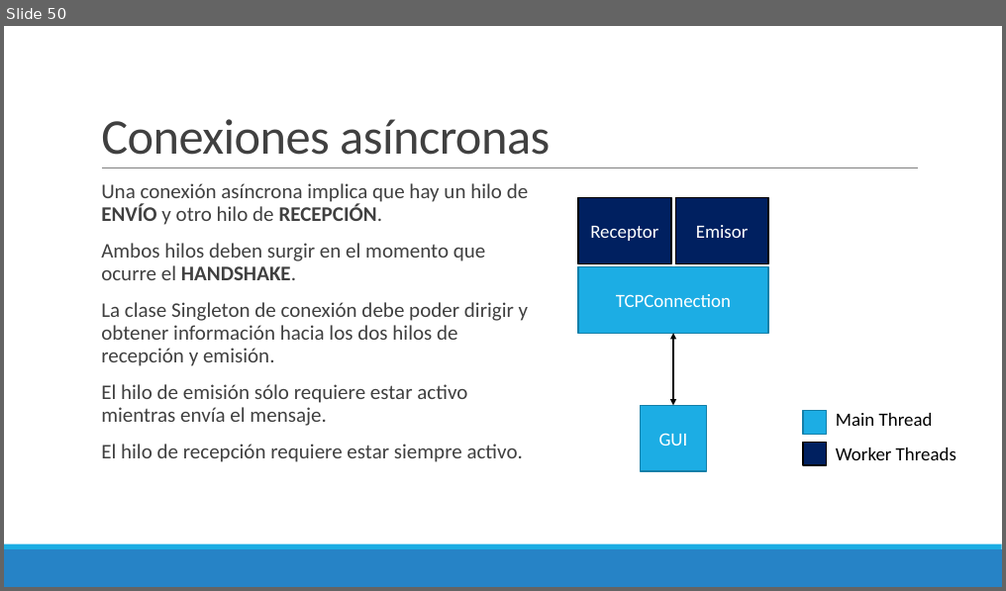
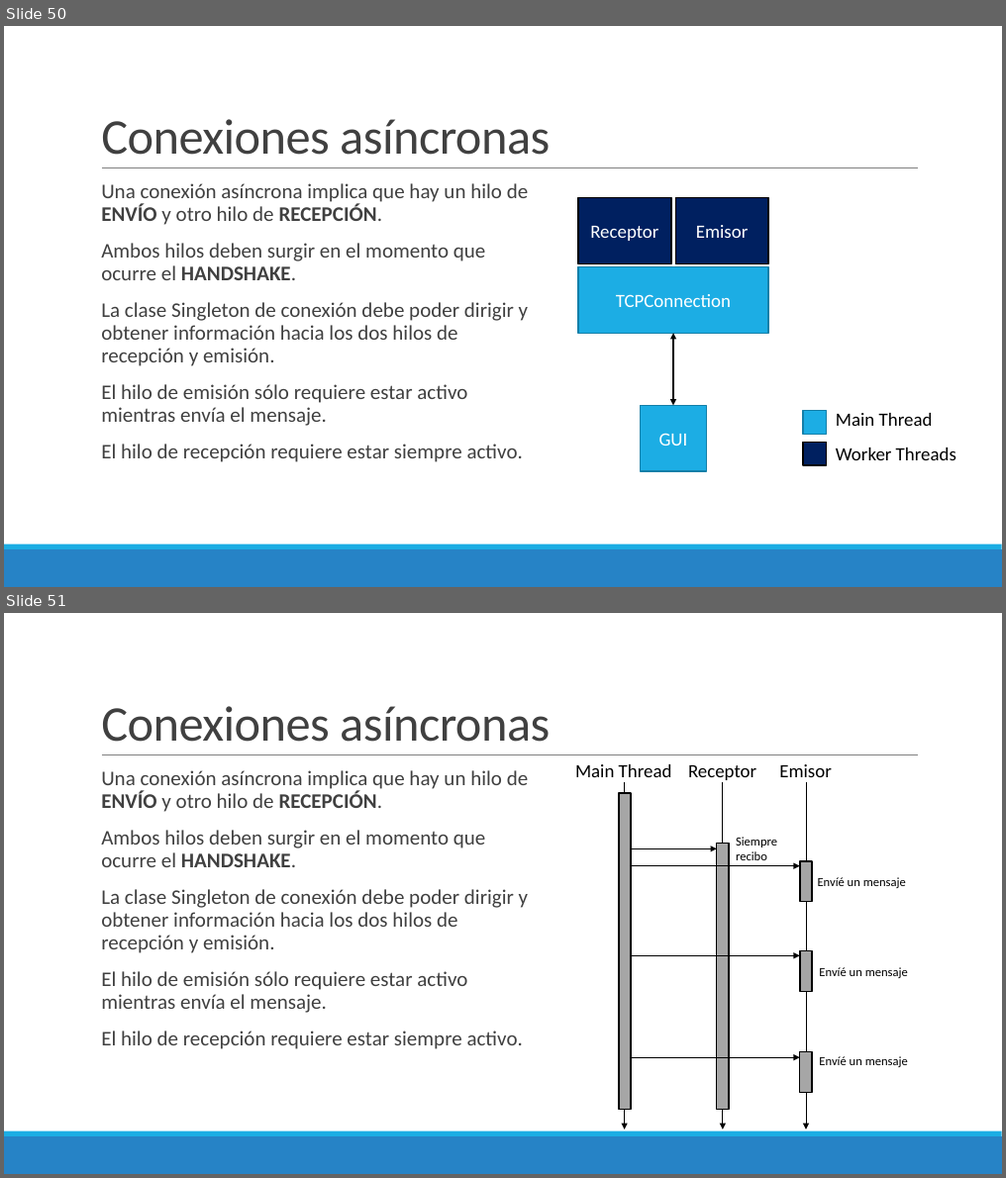
Before and after one commit to Domiciano/ProgramacionEnRed191, a slide deck: Semana 3/Presentación.pptx. Shown one above the other, each under a label of ours: slide 50 before the commit, slides 50 and 51 after it. The pictures are 1006x591 and 1006x1178 pixels, drawn with LibreOffice and Linux fonts; fonts in the diff are those of the drawing. Boxes give left, top, right and bottom in pixels: in the first picture for what was removed or moved away, otherwise in the second. Text is boxed around its words. In the diff, an @@ line names an element or a change of style, - is before the commit and + after.

```diff
--- a/Semana 3/Presentación.pptx
+++ b/Semana 3/Presentación.pptx
@@ slide 51 added at bbox=[4, 613, 1002, 1174], background #FFFFFF; not listed: 3 template elements that a slide beside it also shows @@
@@ title added at bbox=[101, 706, 549, 742], 48 pt, text #404040 @@
+Conexiones asíncronas
@@ text added at bbox=[101, 770, 528, 1050], 20 pt, text #404040 @@
+  Una conexión asíncrona implica que hay un hilo de ENVÍO y otro hilo de RECEPCIÓN.
+  Ambos hilos deben surgir en el momento que ocurre el HANDSHAKE.
+  La clase Singleton de conexión debe poder dirigir y obtener información hacia los dos hilos de recepción y emisión.
+  El hilo de emisión sólo requiere estar activo mientras envía el mensaje.
+  El hilo de recepción requiere estar siempre activo.
@@ text added at bbox=[575, 764, 672, 777], 18 pt, text #000000 @@
+Main Thread
@@ arrow added from (625, 782) to (625, 1130), #000000 1 pt @@
@@ text added at bbox=[688, 765, 756, 780], 18 pt, text #000000 @@
+Receptor
@@ arrow added from (723, 782) to (723, 1130), #000000 1 pt @@
@@ text added at bbox=[779, 764, 832, 777], 18 pt, text #000000 @@
+Emisor
@@ arrow added from (807, 782) to (807, 1130), #000000 1 pt @@
@@ rectangle added at bbox=[619, 793, 631, 1110], fill #A6A6A6, outline #000000 1.25 pt @@
@@ arrow added from (631, 849) to (717, 849), #000000 1 pt @@
@@ rectangle added at bbox=[717, 843, 729, 1109], fill #A6A6A6, outline #000000 1.25 pt @@
@@ text added at bbox=[736, 837, 777, 861], 12 pt, text #000000 @@
+Siempre
+recibo
@@ arrow added from (631, 866) to (800, 866), #000000 1 pt @@
@@ rectangle added at bbox=[800, 861, 812, 902], fill #A6A6A6, outline #000000 1.25 pt @@
@@ text added at bbox=[818, 877, 906, 888], 12 pt, text #000000 @@
+Envíé un mensaje
@@ arrow added from (631, 956) to (800, 956), #000000 1 pt @@
@@ rectangle added at bbox=[800, 952, 812, 992], fill #A6A6A6, outline #000000 1.25 pt @@
@@ text added at bbox=[819, 967, 908, 978], 12 pt, text #000000 @@
+Envíé un mensaje
@@ arrow added from (631, 1058) to (800, 1058), #000000 1 pt @@
@@ rectangle added at bbox=[800, 1053, 812, 1093], fill #A6A6A6, outline #000000 1.25 pt @@
@@ text added at bbox=[819, 1057, 908, 1067], 12 pt, text #000000 @@
+Envíé un mensaje
```
Also in this commit, not shown: 1 slide changed, 2 other files.
